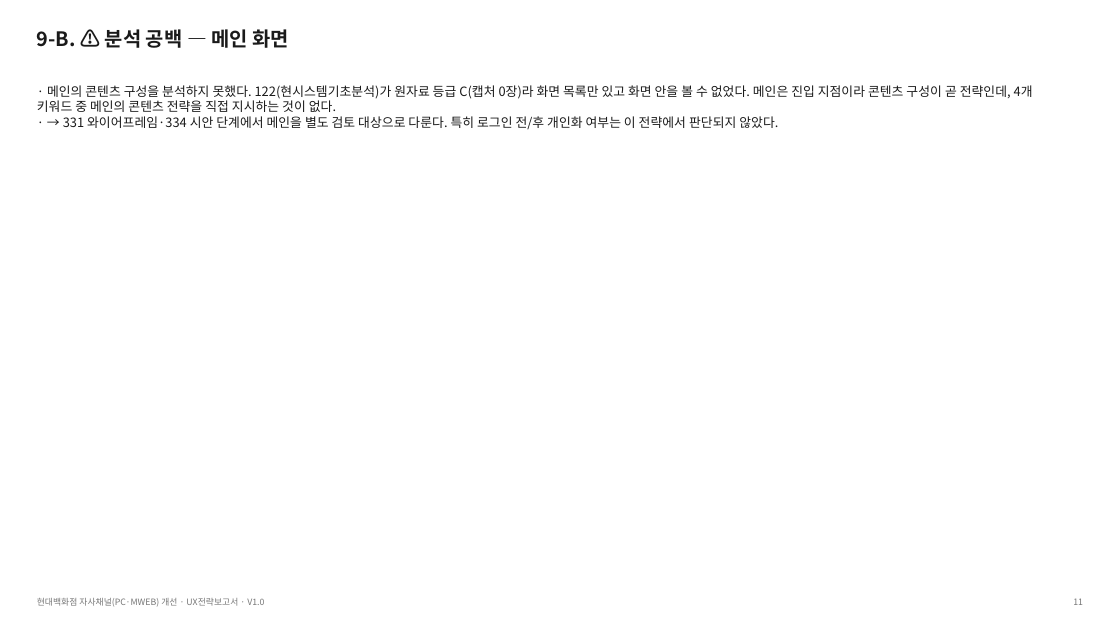
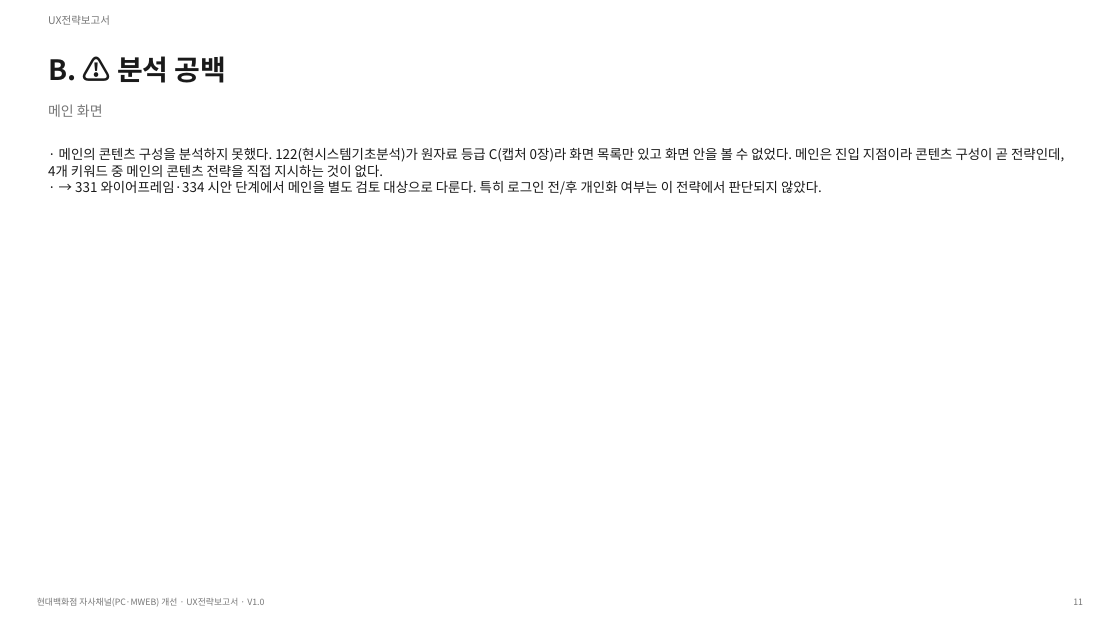
Before and after one commit to ddond-cmyk/ossp-sim-viewer, a slide deck: slide 12 of native/HDDS_UX전략보고서_V1.0.pptx. Drawn at 1120x630 pixels with LibreOffice and Linux fonts; fonts in the diff are those of the drawing. Boxes give left, top, right and bottom in pixels: in the first picture for what was removed or moved away, otherwise in the second. Text is boxed around its words. In the diff, an @@ line names an element or a change of style, - is before the commit and + after.

```diff
--- a/native/HDDS_UX전략보고서_V1.0.pptx
+++ b/native/HDDS_UX전략보고서_V1.0.pptx
@@ text added at (48,15,110,25), 9 pt, text #767676 @@
+UX전략보고서
@@ text at (48,56,227,83): text changed; size 17 to 24 pt @@
-9-B. ⚠️ 분석 공백 — 메인 화면
+B. ⚠️ 분석 공백
@@ text added at (48,104,103,117), 12 pt, text #767676 @@
+메인 화면
@@ text "· 메인의 콘텐츠 구성을 분석하지 ...": place and size @@
-text "· 메인의 콘텐츠 구성을 분석하지 ..." at (37,85,1033,129)
+text "· 메인의 콘텐츠 구성을 분석하지 ..." at (48,148,1064,195)
@@ text "· 메인의 콘텐츠 구성을 분석하지 ..." at (48,148,1064,195): size 11 to 11.5 pt @@
```
Also in this commit, not shown: 11 other slides changed, 59 other files.
